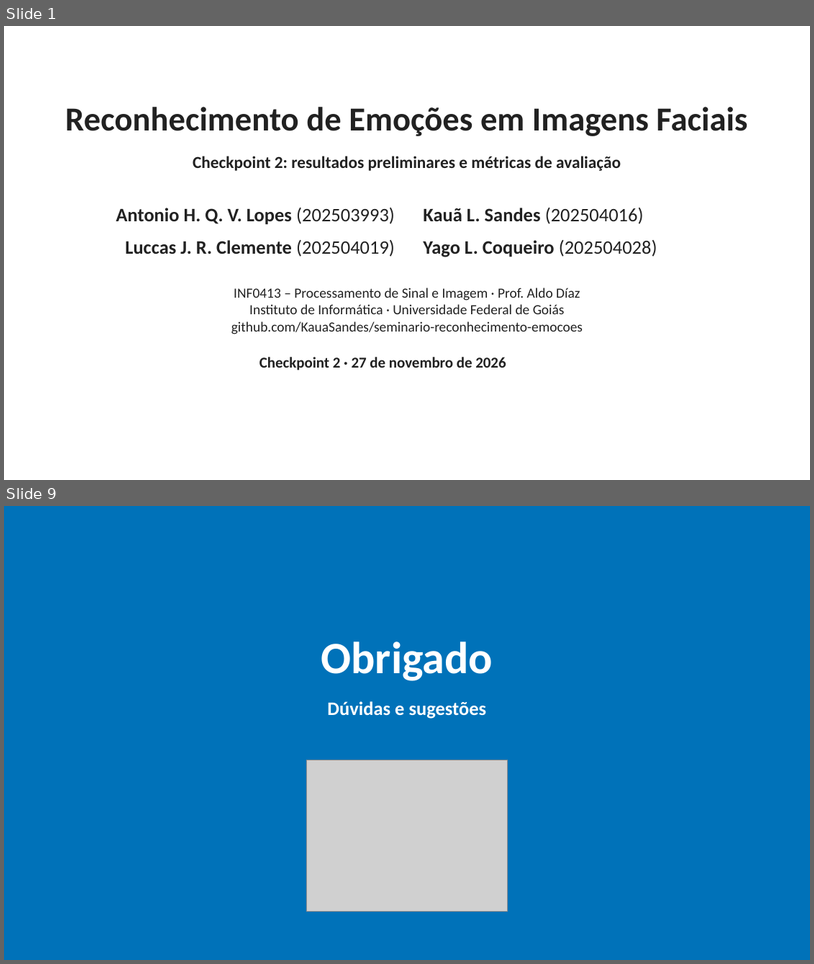
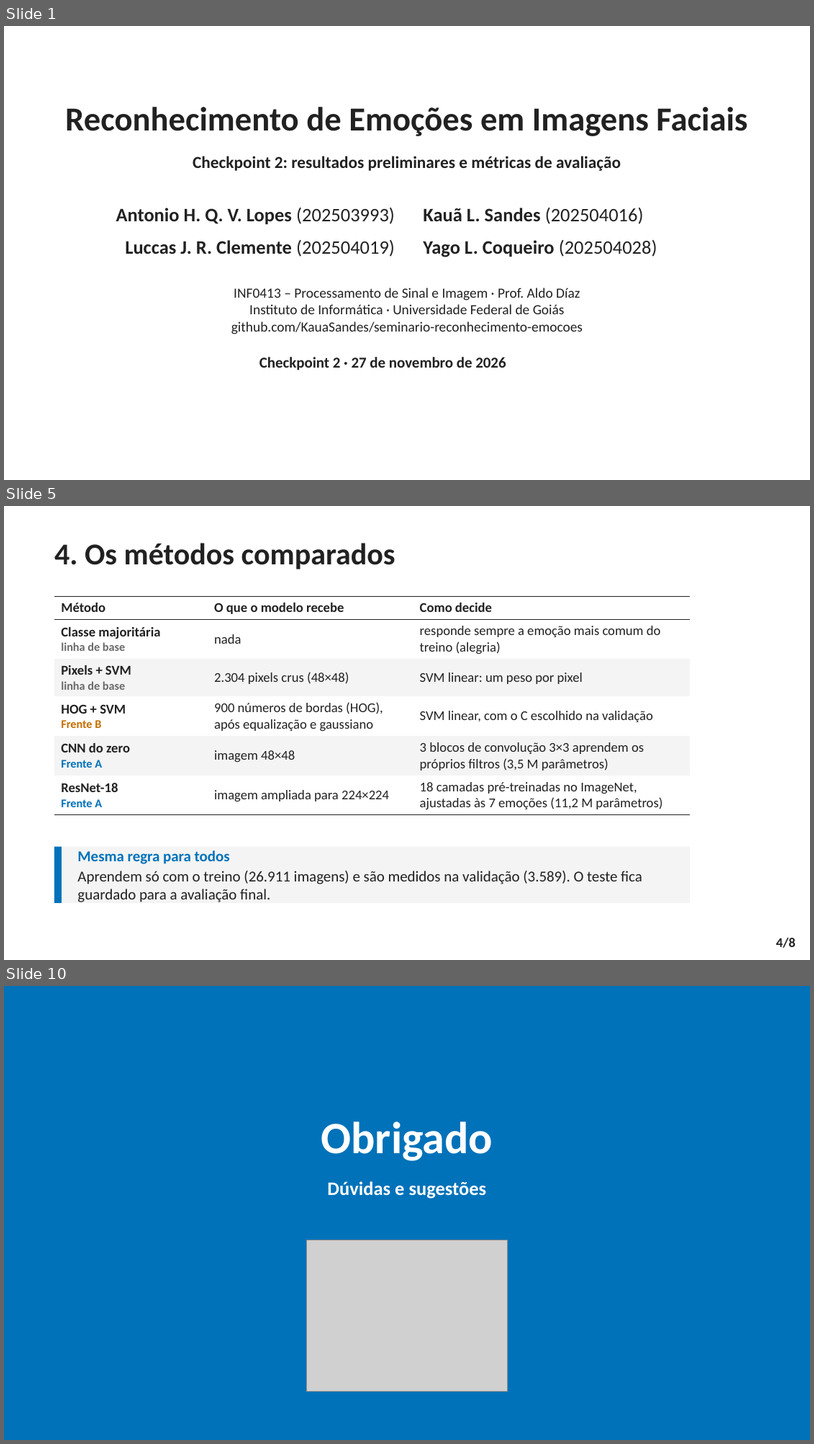
Before and after one commit to KauaSandes/seminario-reconhecimento-emocoes, a slide deck: reports/slides/checkpoint2-resultados/checkpoint2-resultados.pptx. Shown one above the other, each under a label of ours: slides 1 and 9 before the commit, slides 1, 5 and 10 after it; the slides between them are not shown. The pictures are 814x964 and 814x1444 pixels, drawn with LibreOffice and Linux fonts; fonts in the diff are those of the drawing; grey boxes stand for pictures; background and template pictures are left out. Boxes give left, top, right and bottom in pixels: in the first picture for what was removed or moved away, otherwise in the second. Text is boxed around its words. In the diff, an @@ line names an element or a change of style, - is before the commit and + after.

Commit message:
Checkpoint 2: slide com os métodos comparados antes dos resultados
Slide novo '4. Os métodos comparados' (o que cada método recebe e como decide);
os slides seguintes passam a 5 a 8, com numeração n/8.

```diff
--- a/reports/slides/checkpoint2-resultados/checkpoint2-resultados.pptx
+++ b/reports/slides/checkpoint2-resultados/checkpoint2-resultados.pptx
@@ slide 5 added at box(4, 506, 810, 960), background picture (left out) @@
@@ title added at box(54, 543, 396, 569), 27 pt, text #212121, bold @@
+4. Os métodos comparados
@@ table added at box(54, 596, 690, 812), 6 rows, 3 columns @@
+Método | O que o modelo recebe | Como decide
+Classe majoritária / linha de base | nada | responde sempre a emoção mais comum do treino (alegria)
+Pixels + SVM / linha de base | 2.304 pixels crus (48×48) | SVM linear: um peso por pixel
+HOG + SVM / Frente B | 900 números de bordas (HOG), após equalização e gaussiano | SVM linear, com o C escolhido na validação
+CNN do zero / Frente A | imagem 48×48 | 3 blocos de convolução 3×3 aprendem os próprios filtros (3,5 M parâmetros)
+ResNet-18 / Frente A | imagem ampliada para 224×224 | 18 camadas pré-treinadas no ImageNet, ajustadas às 7 emoções (11,2 M parâmetros)
@@ rectangle added at box(54, 847, 689, 903), fill #F4F4F4 @@
@@ rectangle added at box(54, 847, 62, 903), fill #0072B9 @@
@@ text added at box(77, 850, 643, 902), 13.5 pt, text #212121 @@
+Mesma regra para todos
+Aprendem só com o treino (26.911 imagens) e são medidos na validação (3.589). O teste fica guardado para a avaliação final.
@@ text added at box(777, 937, 796, 947), 12 pt, text #212121, bold @@
+4/8
@@ what was slide 9 is now slide 10 @@
```
Also in this commit, not shown: 7 slides changed, 2 other files.
